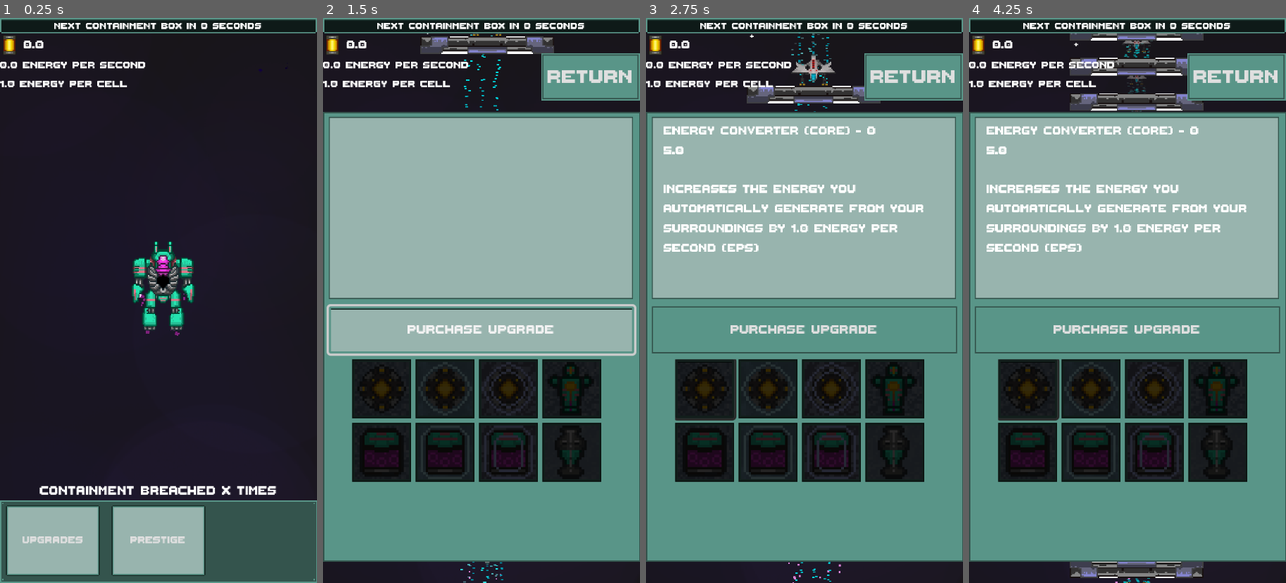
Above: before the commit, frames 1-4 (left to right).
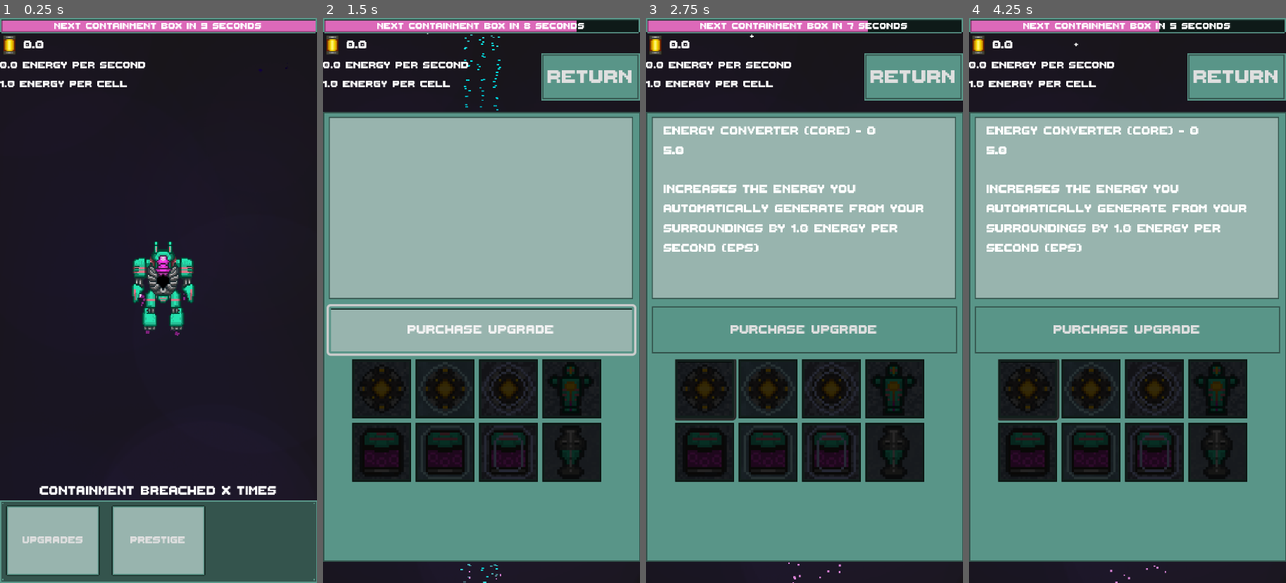
Above: after the commit, the same moments.

Repository: MightyPossum/Kabal-GameJam-2025
Game: Godot game, scene res://assets/scenes/GameScene.tscn
The game is run twice, just before and just after one commit, with the same random seed, the same clock (stepped at 60 frames per second) and the same inputs.
Inputs (mouse positions are in pixels of both pictures, inside the frame that each line leads up to):
- Up to frame 1 (0.25 s): no input
- Up to frame 2 (1.5 s): click "Upgrades" at 0.5 s; click "Purchase Upgrade" at 1.25 s
- Up to frame 3 (2.75 s): click (706, 390) at 2.02 s
- Up to frame 4 (4.25 s): click "Purchase Upgrade" at 2.75 s; click (1029, 390) at 3.52 s

The runs differ from the first frame. In frame 1, 1.8% of the frame differs, in the area x 0-100%, y 0-3%; in frame 2, 2.6%; in frame 3, 2.7%; in frame 4, 4.9%, in the area x 0-74%, y 0-100%.

Commit message:
Fixed wall spawning

Diff:
--- a/assets/scripts/globalvariables.gd
+++ b/assets/scripts/globalvariables.gd
@@ -85,7 +85,7 @@
 var TOTAL_LIFETIME_COINS_GATHERED : Big = Big.new(0)
 var MANUAL_SHOTS : Big = Big.new(0)
 
-var WAVE_TIME : float = 0.50
+var WAVE_TIME : float = 10.0
 var WAVE_NUMBER : int = 1
 
 var ENERGY_PER_SECOND : Big = Big.new(0):
